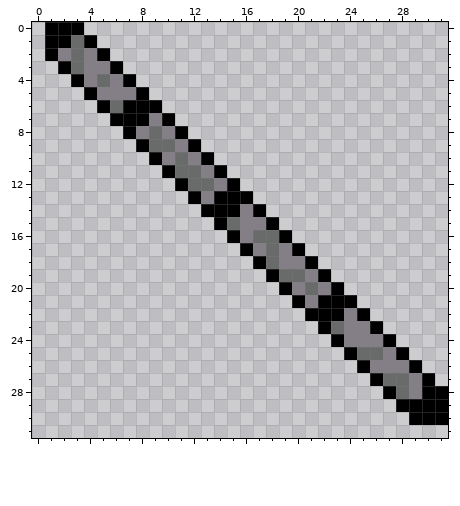
Pixel-art file, stored at Assets/WIP Sprites/weapontesting.aseprite. This is how it looked before the edit.
32x32 pixels, 1 frame.
The result:
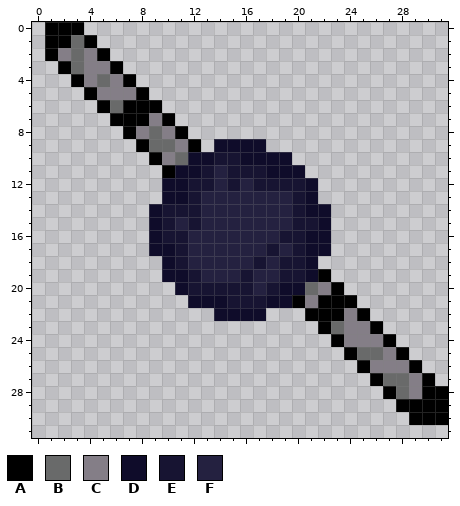
Palette (. is transparent): A #000000  B #696a6a  C #847e87  D #0f0c2a  E #171432  F #242140
Change:
layer "socket" added
Layer "socket":
Colour D is added in row 9 at x 14 to 17; in row 10 at x 16 to 19; in row 11 at x 18 to 20; in row 12 at x 10 and 21; in row 13 at x 10 to 11 and 21; in row 14 at x 9 and 21 to 22.
Colour D is added in row 15 at x 9 and 22; in row 16 at x 9 and 21 to 22; in row 17 at x 9 to 10 and 21 to 22; in row 18 at x 10; in row 19 at x 10 to 11; in row 20 at x 11.
Colour D is added in row 21 at x 12 to 14 and 18 to 19; in row 22 at x 14 to 17.
Colour D replaces colour A in row 10 at x 13; in row 12 at x 11; in row 18 at x 21; in row 20 at x 19.
Colour D replaces colour B in row 11 at x 11 to 12.
Colour D replaces colour C in row 10 at x 12; in row 19 at x 21; in row 20 at x 20.
Colour E is added in row 10 at x 14 to 15; in row 11 at x 15 to 17; in row 12 at x 17 to 20; in row 13 at x 20; in row 14 at x 10 to 12 and 20; in row 15 at x 10, 12 and 20 to 21.
Colour E is added in row 16 at x 10 to 11 and 20; in rows 17 to 18 at x 11; in row 19 at x 12 and 16; in row 20 at x 12 to 16 and 18; in row 21 at x 15 to 17.
Colour E replaces colour A in row 12 at x 15; in row 13 at x 12; in row 16 at x 19; in row 17 at x 20; in row 18 at x 17.
Colour E replaces colour B in row 12 at x 12 to 13; in row 17 at x 18; in row 19 at x 19 to 20.
Colour E replaces colour C in row 11 at x 13; in row 18 at x 19 to 20.
Colour F is added in row 12 at x 16; in row 13 at x 17 to 19; in row 14 at x 18 to 19; in row 15 at x 11, 13 and 19; in row 16 at x 12 to 14; in row 17 at x 12 to 15.
Colour F is added in row 18 at x 12 to 16; in row 19 at x 13 to 15 and 17; in row 20 at x 17.
Colour F replaces colour A in row 11 at x 14; in row 13 at x 14 to 16; in row 14 at x 13 to 15 and 17; in row 15 at x 14 and 18; in row 16 at x 15; in row 17 at x 16.
Colour F replaces colour A in row 19 at x 18.
Colour F replaces colour B in row 15 at x 15; in row 16 at x 17 to 18; in row 18 at x 18.
Colour F replaces colour C in row 12 at x 14; in row 13 at x 13; in row 14 at x 16; in row 15 at x 16 to 17; in row 16 at x 16; in row 17 at x 17 and 19.
Pixel boxes of the changes (left, top, right, bottom) in both pictures:
changed: (149, 139, 331, 321)
